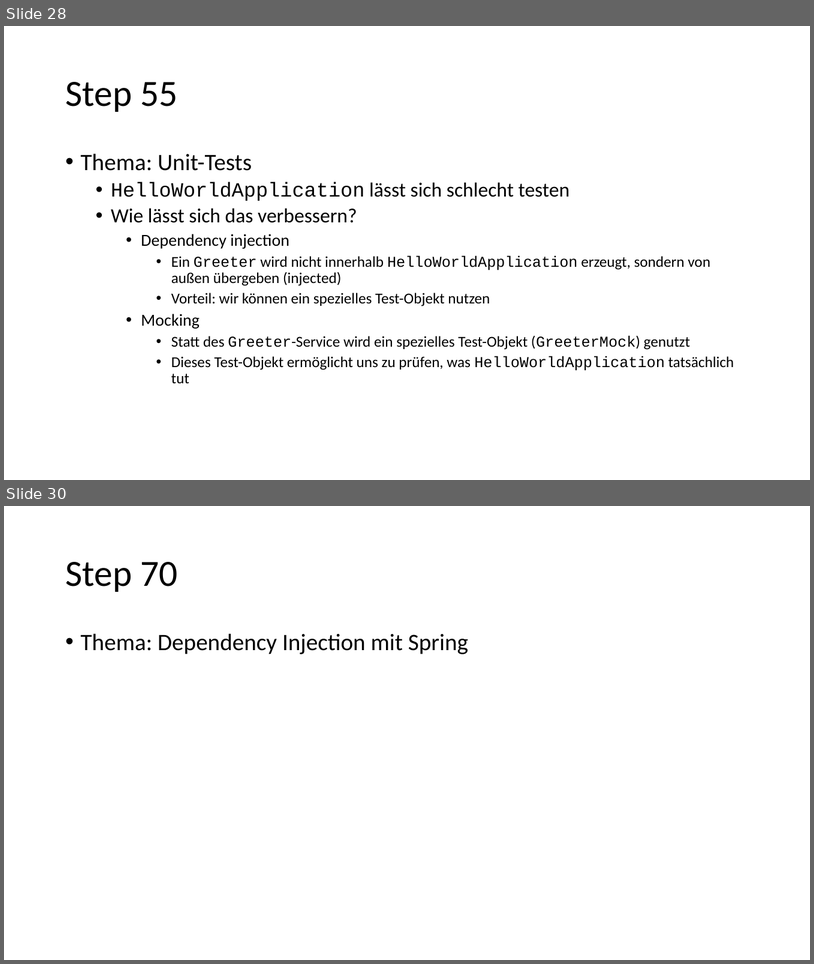
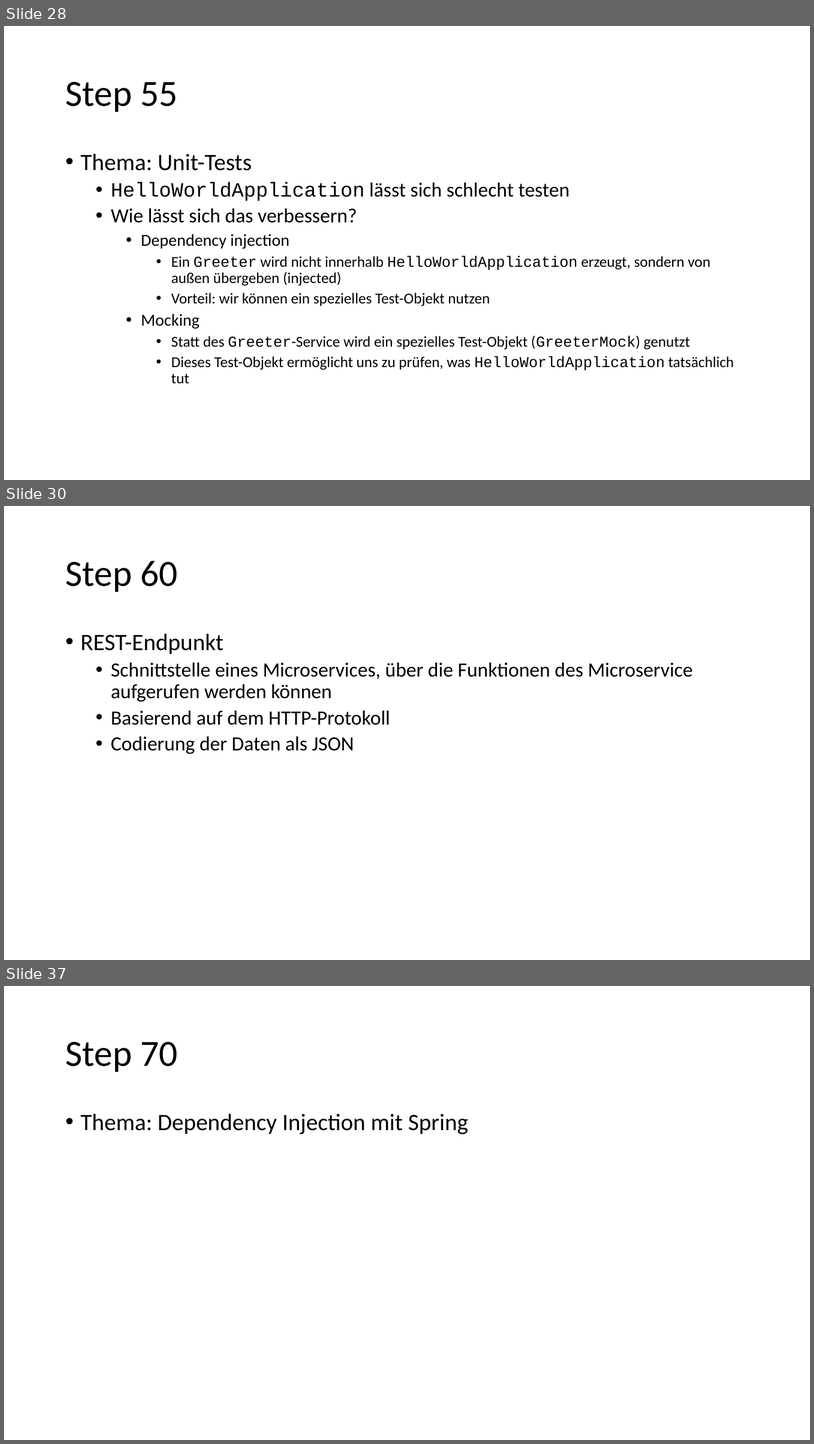
Before and after one commit to igeldo/PR4-SoSe23, a slide deck: Java-Starter.pptx. Shown one above the other, each under a label of ours: slides 28 and 30 before the commit, slides 28, 30 and 37 after it; the slides between them are not shown. The pictures are 814x964 and 814x1444 pixels, drawn with LibreOffice and Linux fonts; fonts in the diff are those of the drawing. Boxes give left, top, right and bottom in pixels: in the first picture for what was removed or moved away, otherwise in the second. Text is boxed around its words. In the diff, an @@ line names an element or a change of style, - is before the commit and + after.

Commit message:
add slides for step0060

```diff
--- a/Java-Starter.pptx
+++ b/Java-Starter.pptx
@@ slide 30 added at bbox=[4, 506, 810, 960], background #FFFFFF @@
@@ title added at bbox=[65, 561, 178, 592], 44 pt, text #000000 @@
+Step 60
@@ text added at bbox=[81, 633, 693, 754], 24 pt, text #000000 @@
+• REST-Endpunkt
+  • Schnittstelle eines Microservices, über die Funktionen des Microservice aufgerufen werden können
+  • Basierend auf dem HTTP-Protokoll
+  • Codierung der Daten als JSON
@@ what was slide 30 is now slide 37 @@
```
Also in this commit, not shown: 1 slide changed, 6 other slides added.
